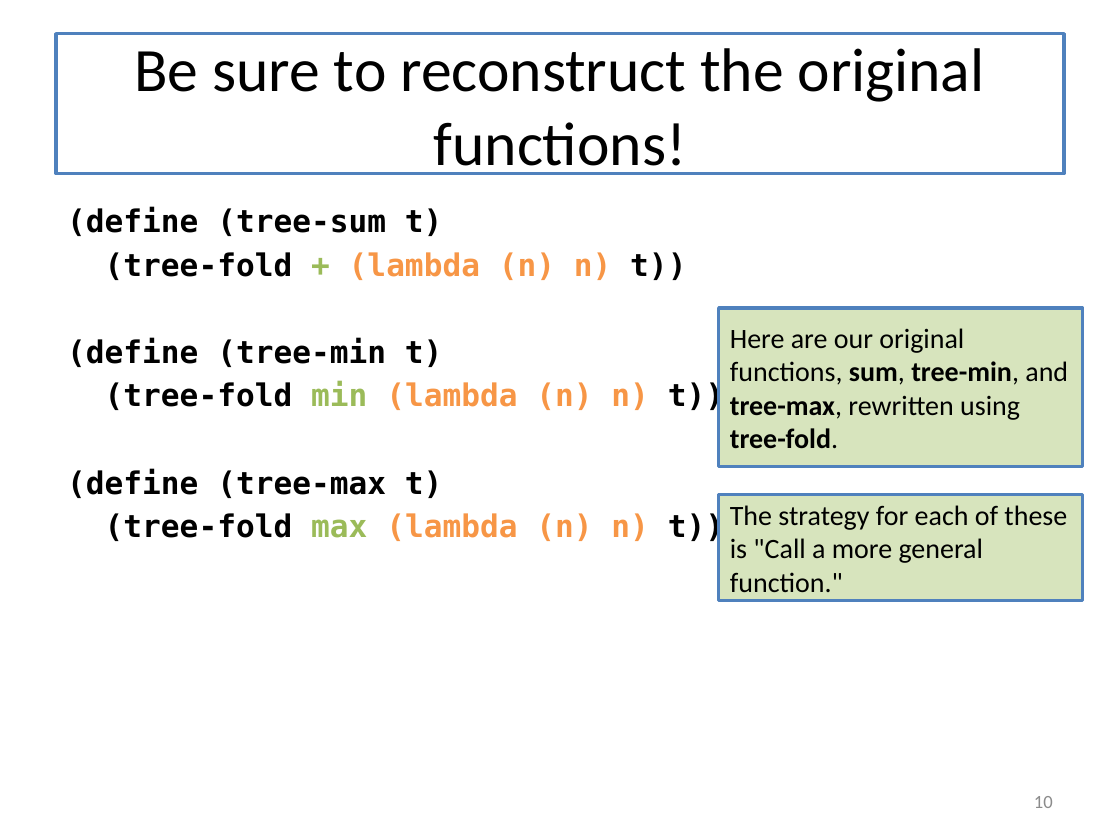
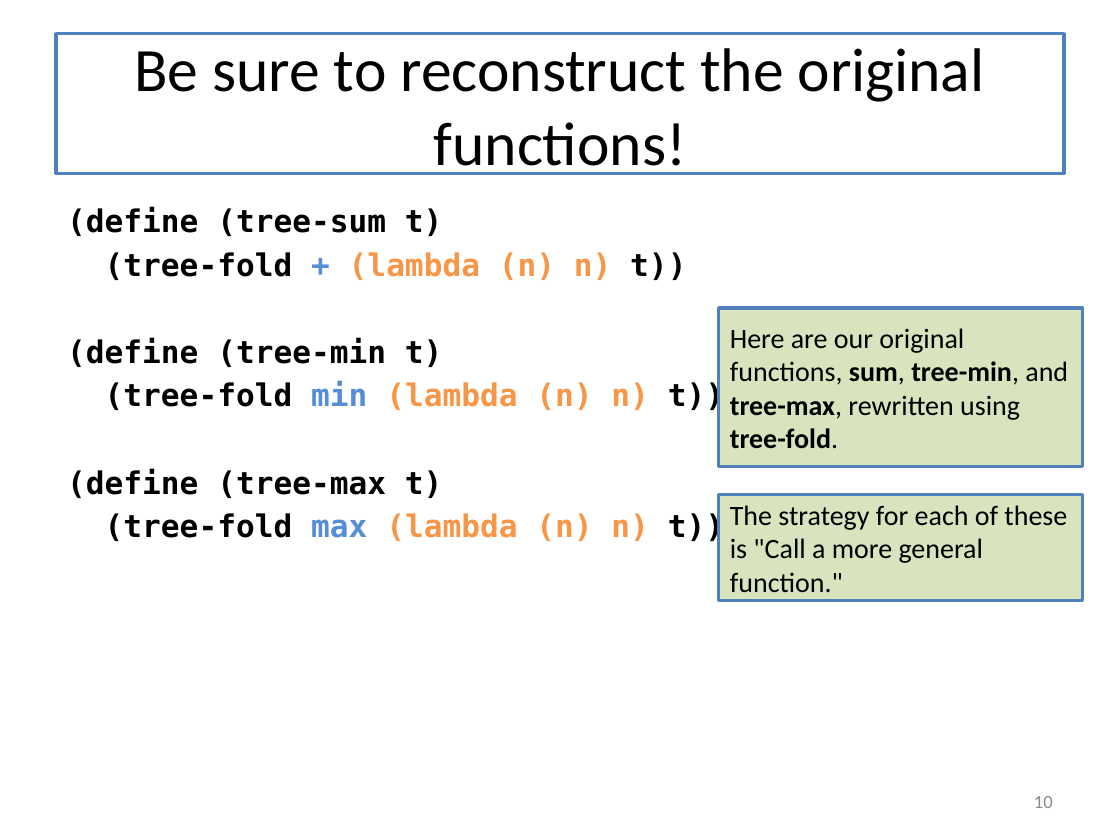
Before and after one commit to mwand/cs5010f16, a slide deck: slide 10 of Slides/Lesson 6.3 From Templates to Folds.pptx. Drawn at 1120x840 pixels with LibreOffice and Linux fonts; fonts in the diff are those of the drawing. Boxes give left, top, right and bottom in pixels: in the first picture for what was removed or moved away, otherwise in the second. Text is boxed around its words. In the diff, an @@ line names an element or a change of style, - is before the commit and + after.

```diff
--- a/Slides/Lesson 6.3 From Templates to Folds.pptx
+++ b/Slides/Lesson 6.3 From Templates to Folds.pptx
@@ text at [105, 252, 724, 544]: text colour #9BBB59 to #558ED5 in "+", "min", "max" @@
```
Also in this commit, not shown: 8 other slides changed, 5 other files.
